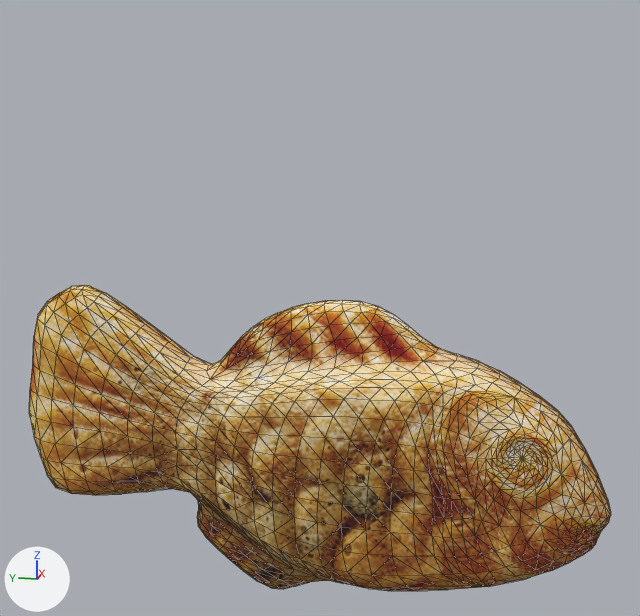
The glTF model front/public/models/fishBread.glb as it was, and as the next commit left it.
One viewpoint serves both versions: a camera (50 mm lens) standing at (-1.361, -0.208, 0.812) and looking at (0.014, 0.067, 0.468). The lights are fixed; the arrows at lower left show +X, +Y and +Z. Mesh edges are drawn as thin lines. Where no turn or scale is listed for an object, it has been applied to the vertices.
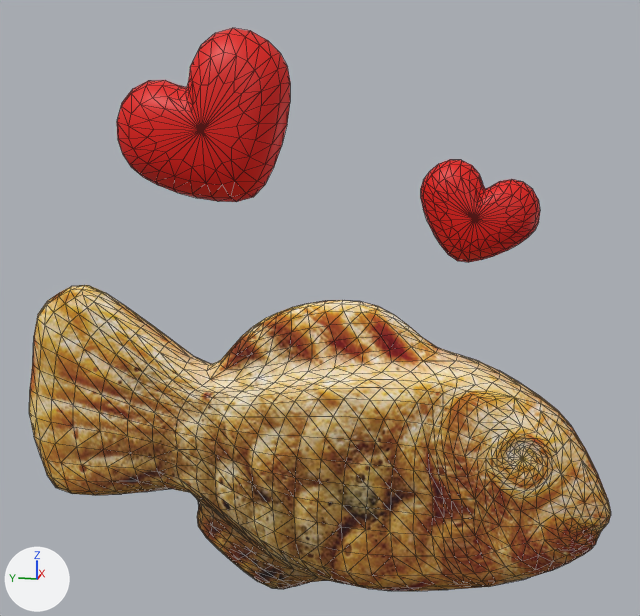
Where the newer file only moved an object's origin or applied its transform, the numbers keep the older frame.

Location of each change, [x1, y1, x2, y2] in pixels of the pictures (640 x 616 px):
'Main', added (red)
    after: [117, 28, 540, 262]

The change, as a list of edits to the scene's bpy script:
```text
Add mat_material_002:
    mat_material_002 = principled_material('Material.002')
    mat_material_002.base_color = (0.8, 0.00474, 0.0)  # red #e70f00
Add me_sphere:
    me_sphere.from_pydata(...)  # 452 vertices, 896 faces; spans x -0.058..0.058, y -0.271..0.395, z 0.555..0.903
    me_sphere.materials.append(mat_material_002)  # red #e70f00
Add ob_main:
    ob_main = bpy.data.objects.new('Main', me_sphere)
    ob_main.location = (0.0, 0.0, 0.0)
```
